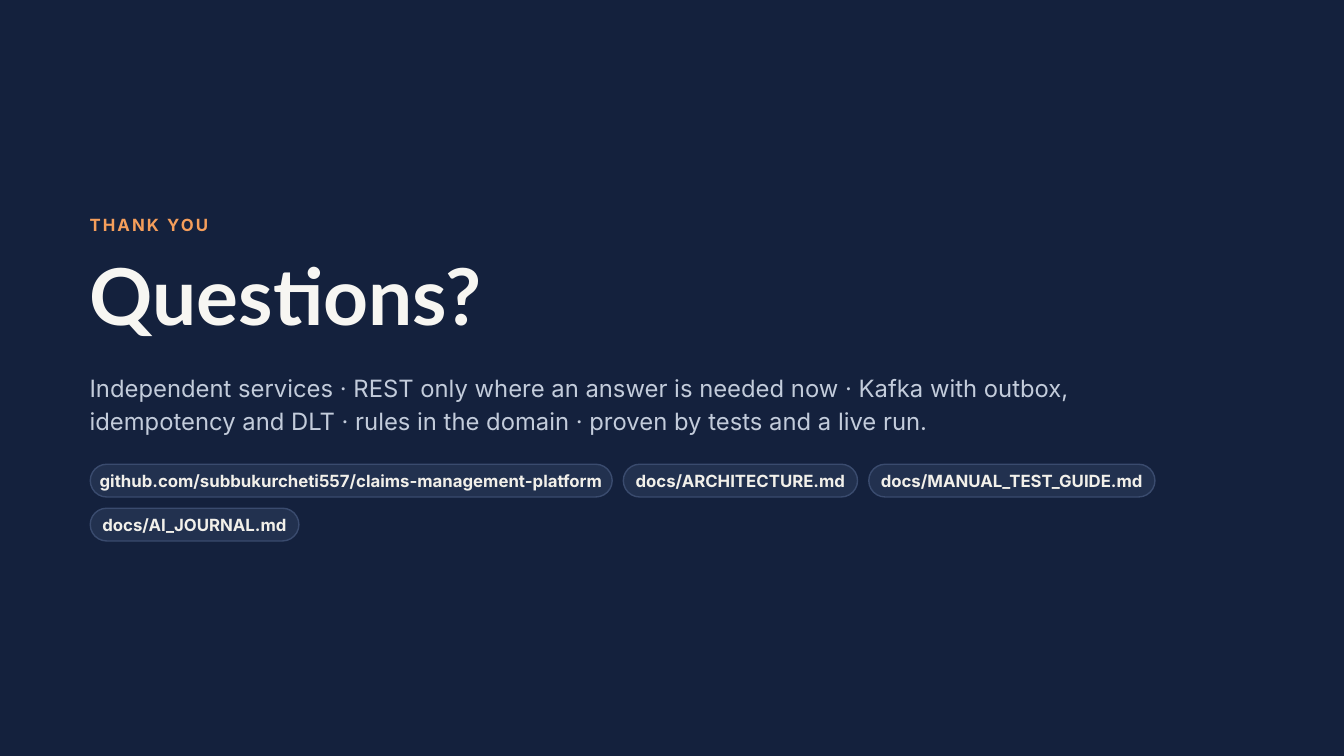
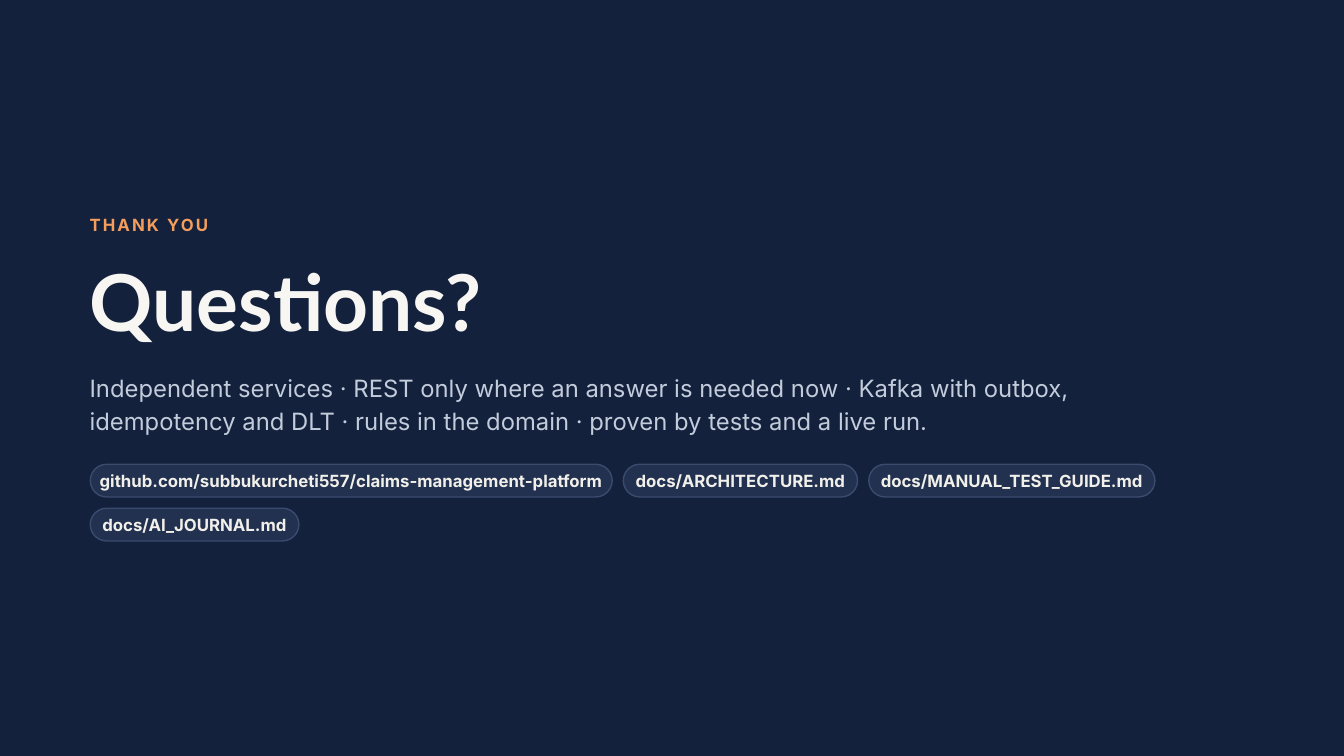
Before and after one commit to subbukurcheti557/claims-management-platform, a slide deck: slide 23 of docs/Claims-Hub-Presentation.pptx (slide 22 before the commit). Drawn at 1344x756 pixels with LibreOffice and Linux fonts; fonts in the diff are those of the drawing. Boxes give left, top, right and bottom in pixels: in the first picture for what was removed or moved away, otherwise in the second. Text is boxed around its words. In the diff, an @@ line names an element or a change of style, - is before the commit and + after.

```diff
--- a/docs/Claims-Hub-Presentation.pptx
+++ b/docs/Claims-Hub-Presentation.pptx
@@ title "Questions?" at [90, 272, 482, 342]: line spacing 56pt to 64.4pt @@
```
Also in this commit, not shown: 10 other slides changed, 1 slide added.
